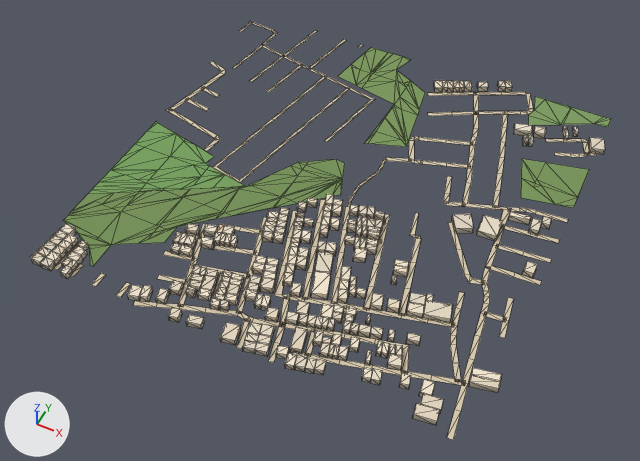
Before and after pictures for a commit that changed the glTF model public/assets/bengaluru-region-v1/tiles/t24_11-l0.glb.
Before and after are seen from a 50 mm camera at (12552.0, 5093.0, 727.0) aimed at (12247.0, 5702.0, -34.0). The lights are fixed; the arrows at lower left show +X, +Y and +Z. The picture after the commit comes second. Mesh edges are drawn as thin lines. Vertices at exactly the same position are counted once.

Names of what the first picture shows: 'building', 'ground'.
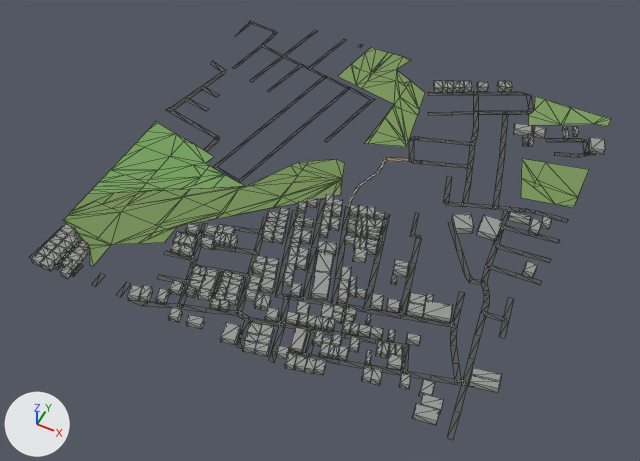
Changed parts and their boxes (x1, y1, x2, y2) in the pictures (640 x 461 px; the box of a moved part takes in the faces that stretch with it):
```json
{"part": 1, "of": "me_building", "change": "recoloured", "before": [31, 80, 605, 425], "after": [31, 80, 605, 425]}
{"part": 2, "of": "me_ground", "change": "moved or reshaped", "before": [166, 22, 568, 285], "after": [166, 22, 568, 285]}
{"part": 3, "of": "me_ground", "change": "moved or reshaped", "before": [29, 226, 287, 362], "after": [29, 226, 287, 363]}
{"part": 4, "of": "me_ground", "change": "moved or reshaped", "before": [475, 92, 596, 156], "after": [476, 92, 596, 156]}
{"part": 5, "of": "me_ground", "change": "moved or reshaped", "before": [447, 383, 468, 440], "after": [447, 383, 468, 440]}
{"part": 6, "of": "me_ground", "change": "recoloured", "before": [157, 21, 596, 440], "after": [157, 21, 596, 440]}
```

Scene script edits in JSON lines:
```json
{"block": "me_building", "where": "# used by ob_building; location = (12000.0, 5500.0, 0.0)"}
{"op": "remove", "block": "me_building", "code": "me_building.from_pydata(...)  # 1760 vertices, 2200 faces; spans x 9.0..508.0, y -4.0..508.0, z 0.0..8.0"}
{"op": "add", "block": "me_building", "code": "me_building.from_pydata(...)  # 1760 vertices, 2640 faces; spans x 9.0..508.0, y -4.0..508.0, z 0.0..8.0"}
{"block": "me_building", "change": "me_building part 1: 2200 kept faces spanning x 9.0..508.0, y -4.0..508.0, z 0.0..8.0 get new vertex colours"}
{"block": "me_ground", "where": "# used by ob_ground; location = (12000.0, 5500.0, 0.0)"}
{"block": "me_ground", "where": "# verts and faces of me_ground; kept vertices keep their numbers, new ones are numbered from 812"}
{"block": "me_ground", "where": "# before: 658 (473.0, 30.0, 1.0) at pixel (454, 409), 659 (479.0, 31.0, 1.0) at pixel (461, 411)"}
{"op": "remove", "block": "me_ground", "code": "me_ground.from_pydata(...)  # 812 vertices, 768 faces; spans x -2.0..501.0, y -3.0..503.0, z 1.0"}
{"op": "add", "block": "me_ground", "code": "me_ground.from_pydata(...)  # 820 vertices, 778 faces; spans x 0.0..500.0, y 0.0..500.0, z 1.0"}
{"block": "me_ground", "change": "me_ground part 2"}
{"block": "me_ground", "change": "3 vertices are removed from x -1.0..131.0, y 268.0..461.0, z 1.0"}
{"block": "me_ground", "change": "14 faces are deleted"}
{"block": "me_ground", "change": "4 vertices in x 22.0..361.0, y 211.0..365.0, z 1.0 move by (-1.0, 1.0, 0.0)"}
{"block": "me_ground", "change": "3 vertices in x 25.0..352.0, y 211.0..371.0, z 1.0 move by (1.0, -1.0, 0.0)"}
{"block": "me_ground", "change": "3 vertices in x -1.0..472.0, y 206.0..373.0, z 1.0 move by (1.0, 0.0, 0.0)"}
{"block": "me_ground", "change": "8 vertices move from x -2.0..471.0, y 212.0..465.0, z 1.0 to x 0.0..473.0, y 212.0..468.0, z 1.0"}
{"block": "me_ground", "change": "9 vertices are added at x 0.0..500.0, y 247.0..499.0, z 1.0"}
{"block": "me_ground", "change": "20 new faces join them"}
{"block": "me_ground", "change": "me_ground part 3"}
{"block": "me_ground", "change": "14 vertices are removed from x 3.0..298.0, y -3.0..26.0, z 1.0"}
{"block": "me_ground", "change": "24 faces are deleted"}
{"block": "me_ground", "change": "2 vertices move from x 259.0..266.0, y 73.0..77.0, z 1.0 to x 261.0..264.0, y 71.0..78.0, z 1.0"}
{"block": "me_ground", "change": "16 vertices are added at x 3.0..298.0, y 0.0..22.0, z 1.0"}
{"block": "me_ground", "change": "26 new faces join them"}
{"block": "me_ground", "change": "me_ground part 4"}
{"block": "me_ground", "change": "7 vertices are removed from x 364.0..487.0, y 425.0..503.0, z 1.0"}
{"block": "me_ground", "change": "16 faces are deleted"}
{"block": "me_ground", "change": "4 vertices move from x 361.0..501.0, y 426.0..488.0, z 1.0 to x 384.0..500.0, y 426.0..500.0, z 1.0"}
{"block": "me_ground", "change": "7 vertices are added at x 362.0..488.0, y 424.0..500.0, z 1.0"}
{"block": "me_ground", "change": "18 new faces join them"}
{"block": "me_ground", "change": "me_ground part 5"}
{"op": "add", "block": "me_ground", "code": "verts[659] = (479.0, 29.0, 1.0)  # moved, pixel (460, 413)"}
{"op": "add", "block": "me_ground", "code": "verts[658] = (473.0, 28.0, 1.0)  # moved, pixel (454, 411)"}
{"block": "me_ground", "change": "me_ground part 6: 423 kept faces spanning x 0.0..500.0, y 0.0..500.0, z 1.0 get new vertex colours; the middle colour goes from beige #d7c9ae to dark grey #535556"}
```
